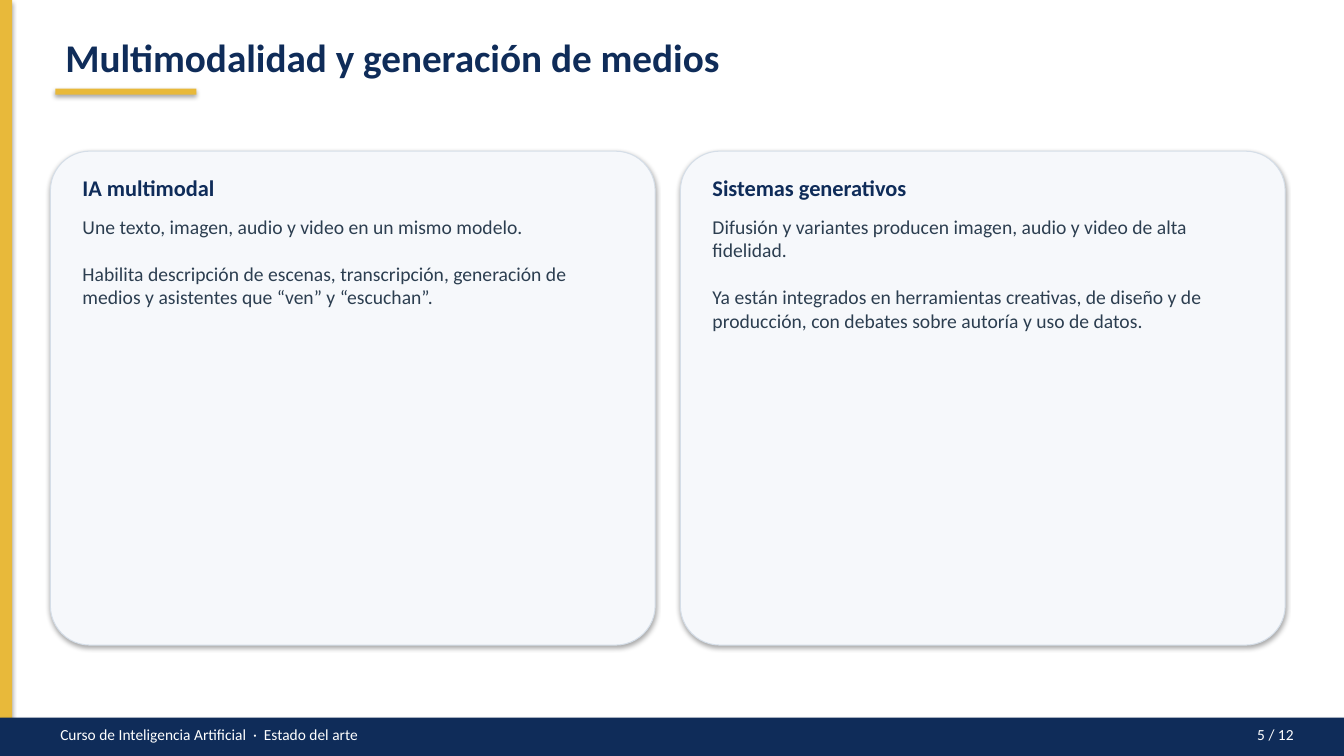
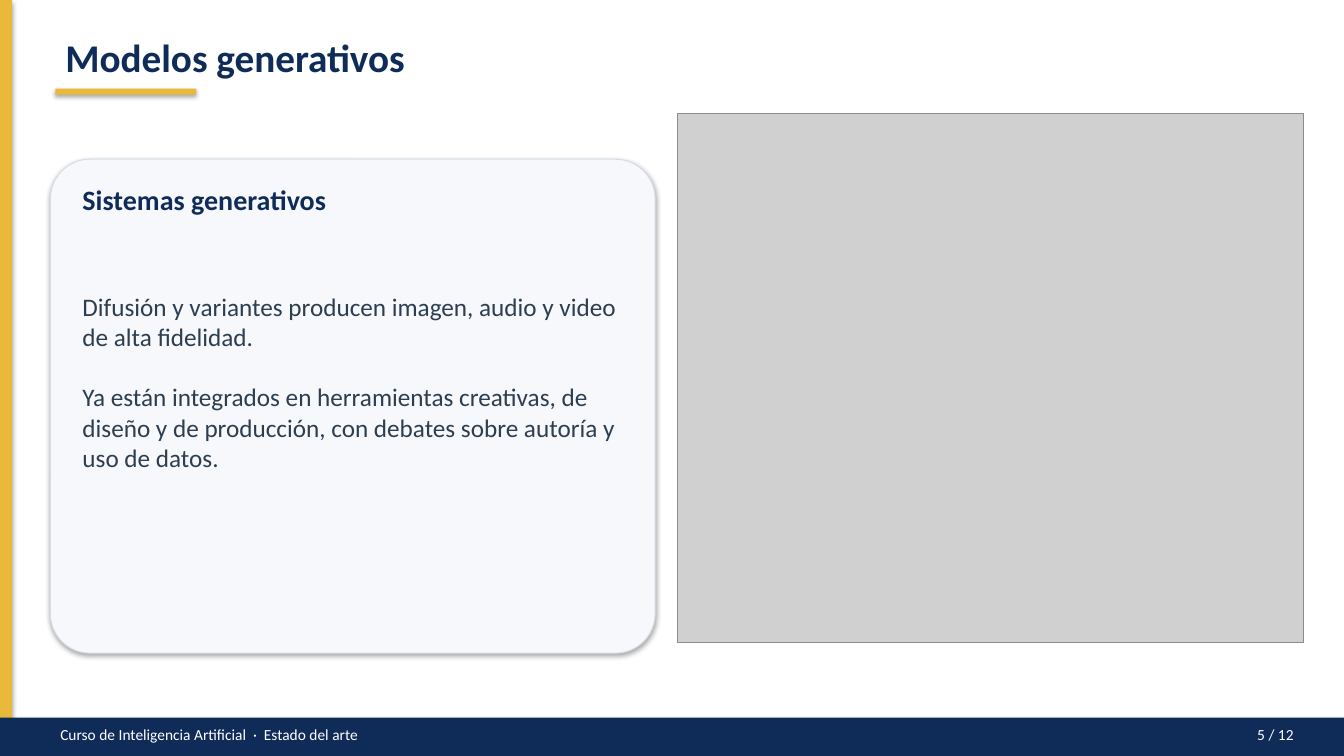
Before and after one commit to S-Shino-S/Inteligencia_Artificial-VictorUc, a slide deck: slide 4 of Conceptos Básicos de IA/PPTXs/estado-del-arte.pptx. Drawn at 1344x756 pixels with LibreOffice and Linux fonts; fonts in the diff are those of the drawing; grey boxes stand for pictures. Boxes give left, top, right and bottom in pixels: in the first picture for what was removed or moved away, otherwise in the second. Text is boxed around its words. In the diff, an @@ line names an element or a change of style, - is before the commit and + after.

```diff
--- a/Conceptos Básicos de IA/PPTXs/estado-del-arte.pptx
+++ b/Conceptos Básicos de IA/PPTXs/estado-del-arte.pptx
@@ text at (65, 44, 404, 79): text changed @@
-Multimodalidad y generación de medios
+Modelos generativos
@@ picture added at (678, 114, 1304, 642) @@
@@ rounded rectangle: place and size @@
-rounded rectangle at (681, 151, 1286, 645)
+rounded rectangle at (50, 159, 655, 653)
@@ rounded rectangle removed at (50, 151, 655, 645) @@
@@ text "Sistemas generativos": place and size @@
-text "Sistemas generativos" at (712, 180, 906, 200)
+text "Sistemas generativos" at (82, 190, 326, 215)
@@ text "Sistemas generativos" at (82, 190, 326, 215): size 16 to 20 pt @@
@@ text removed at (82, 180, 214, 196) @@
-IA multimodal
@@ text removed at (82, 220, 566, 307) @@
-Une texto, imagen, audio y video en un mismo modelo.
-Habilita descripción de escenas, transcripción, generación de medios y asistentes que “ven” y “escuchan”.
@@ text "Difusión y variantes producen imagen, ...": place and size @@
-text "Difusión y variantes producen imagen, ..." at (712, 220, 1201, 331)
+text "Difusión y variantes producen imagen, ..." at (82, 298, 615, 467)
@@ text "Difusión y variantes producen imagen, ..." at (82, 298, 615, 467): size 14 to 18 pt @@
```
Also in this commit, not shown: 6 other slides changed, 2 slides added, 2 slides removed, 1 other file.
